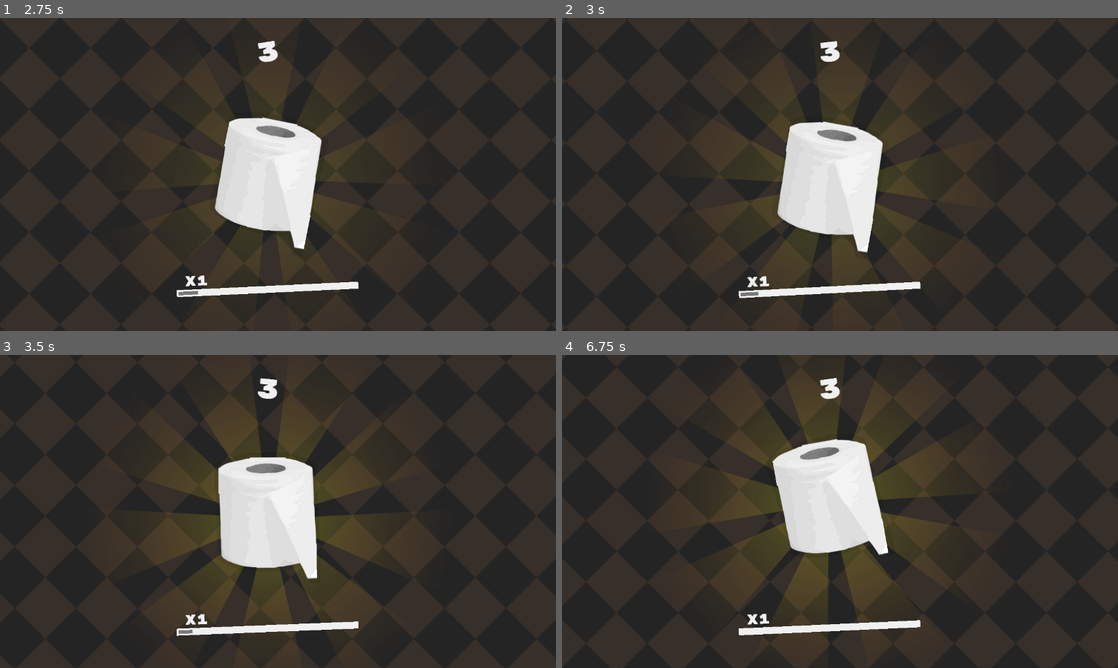
Above: before the commit, frames 1-4 (two rows, left to right).
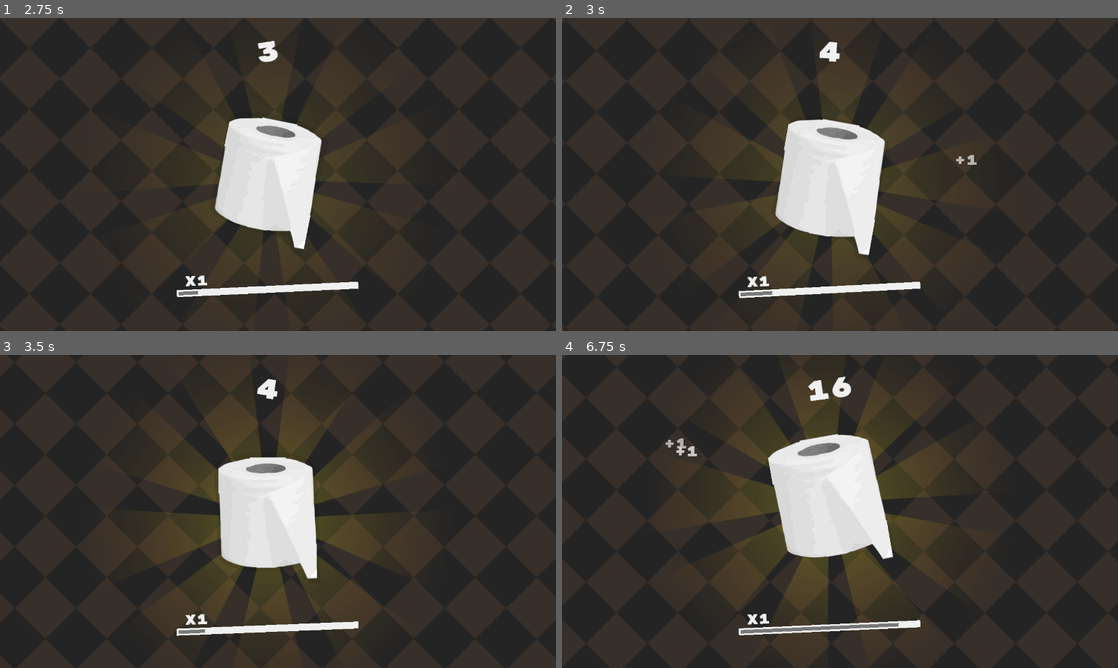
Above: after the commit, the same moments.

Repository: magwoo/PaperClicker
Game: Godot game, scene res://gameplay/game.tscn
Same seed, same stepped clock (60 frames per second), same inputs: the game is played once before the commit and once after it.
Inputs (mouse positions are in pixels of both pictures, inside the frame that each line leads up to):
- Up to frame 1 (2.75 s): click (266, 174) at 0.5 s; click (266, 174) at 1.25 s; click (266, 174) at 2 s
- Up to frame 2 (3 s): move the mouse to (962, 158) at 2.77 s; hold Space from 2.78 s (still down)
- Up to frame 3 (3.5 s): keep holding Space
- Up to frame 4 (6.75 s): move the mouse to (728, 527) at 3.52 s; release Space at 3.53 s; tap Space at 3.6, 3.77, 4.07, 5.1, 5.27, 5.57, 6.6 s; move the mouse to (895, 442) at 4.27 s; hold Space 4.28-5.03 s; move the mouse to (812, 574) at 5.02 s; move the mouse to (1006, 558) at 5.77 s; hold Space 5.78-6.53 s; move the mouse to (673, 464) at 6.52 s

Frame 1 is identical in both runs. In frame 2, 1.0% of the frame differs, in the area x 35-75%, y 7-89%; in frame 3, 0.1%; in frame 4, 2.2%, in the area x 18-61%, y 6-90%.

Commit message:
added debug autoclicker

Diff:
--- a/gameplay/paper/paper.gd
+++ b/gameplay/paper/paper.gd
@@ -36,6 +36,10 @@
 	shadow.rotation = paper.rotation / 3.0
 
 
+func _input(event: InputEvent) -> void:
+	if Input.is_key_pressed(KEY_SPACE) && OS.is_debug_build(): press()
+
+
 func press() -> void:
 	tween.interpolate_method(self, '_curve_sprite_scale', 0.0, 1.0, 0.35)
 	Data.add_score(Global.current_multiplier)
